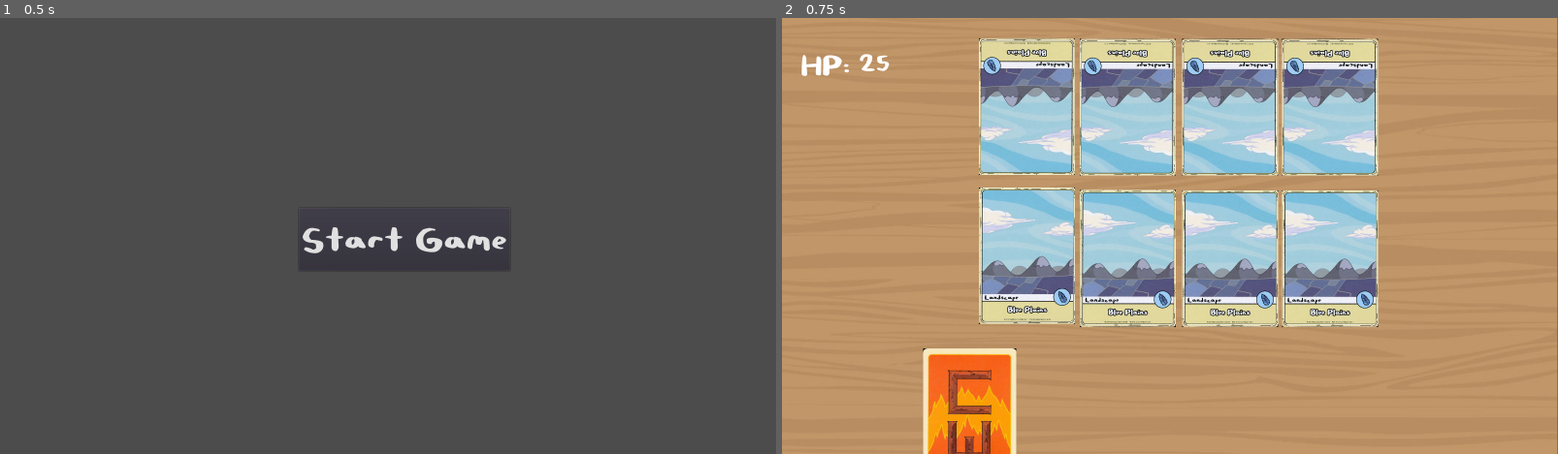
Above: before the commit, frames 1-2 (left to right).
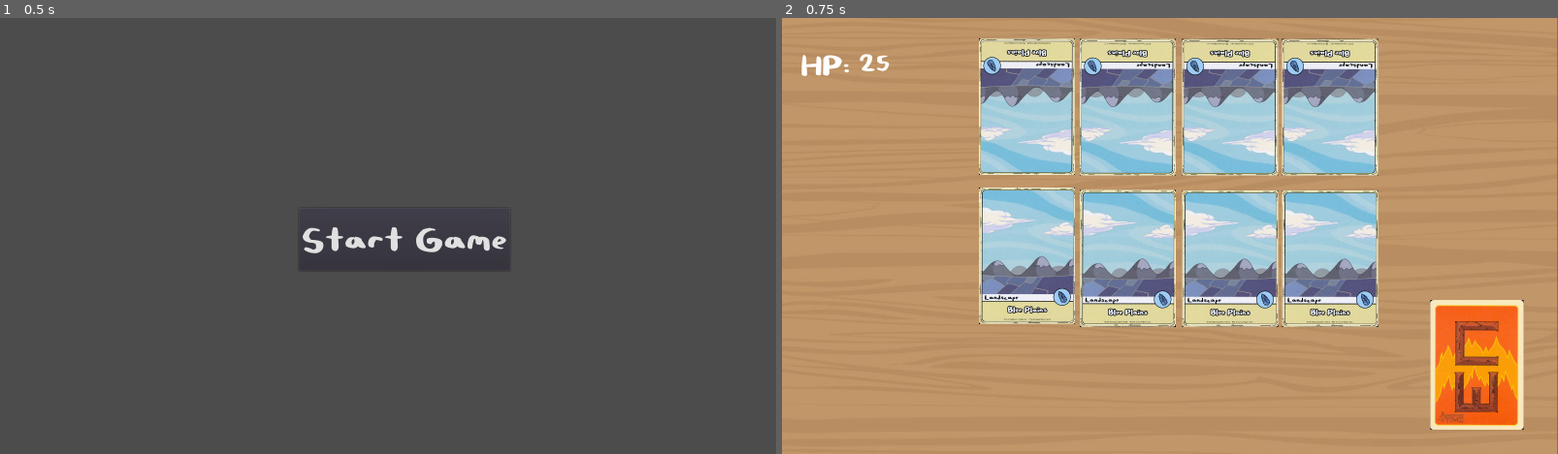
Above: after the commit, the same moments.

Repository: 641i130/card-wars-online
Game: Godot game, scene res://scenes/menu.tscn
Two runs of this game, one before a commit and one after it. Both use one fixed random seed, a clock stepped at 60 frames per second and the inputs below.
Inputs:
- Up to frame 1 (0.5 s): no input
- Up to frame 2 (0.75 s): click "Start Game" at 0.5 s

Frame 1 is identical in both runs. In frame 2, 6.5% of the frame differs, in the area x 18-96%, y 64-100%.

Commit message:
Card Class needs help.

Diff:
--- a/godot/Card.tscn
+++ b/godot/Card.tscn
@@ -8,14 +8,14 @@
 
 [node name="Card" type="Node2D"]
 
-[node name="Card" type="Area2D" parent="."]
+[node name="Area2D" type="Area2D" parent="."]
 script = ExtResource( 1 )
 
-[node name="Card" type="Sprite" parent="Card"]
+[node name="Sprite" type="Sprite" parent="Area2D"]
 scale = Vector2( 0.25, 0.25 )
 texture = ExtResource( 2 )
 
-[node name="CollisionShape2D" type="CollisionShape2D" parent="Card"]
+[node name="CollisionShape2D" type="CollisionShape2D" parent="Area2D"]
 shape = SubResource( 1 )
 
-[connection signal="mouse_entered" from="Card" to="Card" method="_on_Card_mouse_entered"]
+[connection signal="mouse_entered" from="Area2D" to="Area2D" method="_on_Card_mouse_entered"]
--- a/godot/scenes/game.tscn
+++ b/godot/scenes/game.tscn
@@ -1,14 +1,11 @@
-[gd_scene load_steps=12 format=2]
+[gd_scene load_steps=9 format=2]
 
-[ext_resource path="res://scripts/Card.gd" type="Script" id=1]
 [ext_resource path="res://scripts/game.gd" type="Script" id=2]
 [ext_resource path="res://assets/landscapes/blueplains1.jpg" type="Texture" id=3]
 [ext_resource path="res://assets/siteresource/forumpost1.jpg" type="Texture" id=4]
 [ext_resource path="res://assets/fonts/pendlefont-heavy.tres" type="DynamicFont" id=5]
-[ext_resource path="res://scripts/draggy.gd" type="Script" id=6]
 [ext_resource path="res://assets/cards/0.jpg" type="Texture" id=7]
 [ext_resource path="res://scripts/table.gd" type="Script" id=8]
-[ext_resource path="res://Card.tscn" type="PackedScene" id=9]
 
 [sub_resource type="RectangleShape2D" id=1]
 extents = Vector2( 118.792, 167.889 )
@@ -137,71 +134,6 @@
 scale = Vector2( 0.841, 0.841 )
 shape = SubResource( 1 )
 
-[node name="Player Hand" type="Area2D" parent="."]
-position = Vector2( 1238.15, 793.147 )
-
-[node name="One" type="Area2D" parent="Player Hand"]
-position = Vector2( -973.643, 84.6649 )
-
-[node name="One" type="Sprite" parent="Player Hand/One"]
-position = Vector2( -1.99994, -15.3683 )
-scale = Vector2( 0.377863, 0.377863 )
-
-[node name="CollisionShape2D" type="CollisionShape2D" parent="Player Hand/One"]
-position = Vector2( -0.867737, -13.0841 )
-scale = Vector2( 0.841, 0.841 )
-shape = SubResource( 1 )
-script = ExtResource( 6 )
-
-[node name="Two" type="Area2D" parent="Player Hand"]
-position = Vector2( -760.375, 83.5425 )
-
-[node name="Two" type="Sprite" parent="Player Hand/Two"]
-position = Vector2( -1.99994, -15.3683 )
-scale = Vector2( 0.377863, 0.377863 )
-
-[node name="CollisionShape2D" type="CollisionShape2D" parent="Player Hand/Two"]
-position = Vector2( -0.867737, -13.0841 )
-scale = Vector2( 0.841, 0.841 )
-shape = SubResource( 1 )
-
-[node name="Three" type="Area2D" parent="Player Hand"]
-position = Vector2( -484.937, 83.7125 )
-
-[node name="Three" type="Sprite" parent="Player Hand/Three"]
-position = Vector2( -69.7825, -14.4157 )
-scale = Vector2( 0.377863, 0.377863 )
-
-[node name="CollisionShape2D" type="CollisionShape2D" parent="Player Hand/Three"]
-position = Vector2( -69.0912, -14.1447 )
-scale = Vector2( 0.841, 0.841 )
-shape = SubResource( 1 )
-
-[node name="Four" type="Area2D" parent="Player Hand"]
-position = Vector2( -199.869, 82.9335 )
-
-[node name="Four" type="Sprite" parent="Player Hand/Four"]
-position = Vector2( -143.828, -13.3847 )
-scale = Vector2( 0.377863, 0.377863 )
-
-[node name="CollisionShape2D" type="CollisionShape2D" parent="Player Hand/Four"]
-position = Vector2( -144.46, -13.4441 )
-scale = Vector2( 0.841, 0.841 )
-shape = SubResource( 1 )
-
-[node name="Five" type="Area2D" parent="Player Hand"]
-
-[node name="Five" type="Sprite" parent="Player Hand/Five"]
-position = Vector2( -137.677, 69.5488 )
-scale = Vector2( 0.377863, 0.377863 )
-
-[node name="CollisionShape2D" type="CollisionShape2D" parent="Player Hand/Five"]
-position = Vector2( -136.598, 69.8072 )
-scale = Vector2( 0.841, 0.841 )
-shape = SubResource( 1 )
-
-[node name="Card" parent="." instance=ExtResource( 9 )]
-
 [node name="Deck" type="Area2D" parent="."]
 position = Vector2( 1432.27, 716.673 )
 script = ExtResource( 8 )
@@ -213,7 +145,6 @@
 position = Vector2( 0.49765, -0.765823 )
 scale = Vector2( 0.520172, 0.520172 )
 texture = ExtResource( 7 )
-script = ExtResource( 1 )
 
 [node name="MarginContainer" type="MarginContainer" parent="."]
 margin_left = 39.0
@@ -235,5 +166,4 @@
 custom_fonts/font = ExtResource( 5 )
 text = "HP: 25"
 
-[connection signal="input_event" from="Player Hand/One" to="." method="_on_One_input_event"]
 [connection signal="input_event" from="Deck" to="Deck" method="_on_Area2D_input_event"]
--- a/godot/scripts/Card.gd
+++ b/godot/scripts/Card.gd
@@ -1,15 +1,26 @@
 extends Node
 class_name Card
-# Card template with attached sprite and collisionshape2d !!! YAY
+
+var cardloc = Vector2(-1300,100)
+var cid
 var ctype
 var landscape
+var cost
 var atk
 var def
-var id
-var cost
 
 func _ready():
-	pass
+	#in_id=0,in_x=255,in_y=100
+	"Card class takes ID and sets other values from imported CSV"
+	# name,description,card_type,landscape,cost,atk,def,ability,deck_info,image_name
+	$Sprite.set_texture(cid)
+	$Sprite.scale = Vector2(0.55, 0.55)
+	ctype = _c.cardsall[cid][2]
+	landscape = _c.cardsall[cid][3]
+	cost = _c.cardsall[cid][4]
+	atk = _c.cardsall[cid][5]
+	def = _c.cardsall[cid][6]
+	self.to_string()
 
 func _on_Area2D_input_event(_viewport, event, _shape_idx):
 	if event is InputEventMouseButton and event.button_index == BUTTON_LEFT and event.is_pressed():
@@ -19,29 +30,17 @@
 func _on_Card_mouse_entered():
 	#Enlarge self if mouse hovers
 	print("Hover!")
-	self.get_node("Card/Card").scale = Vector2(2, 2)
+	$Sprite.scale = Vector2(2, 2)
 
-func _init(in_id=0,in_x=255,in_y=100):
-	"Card class takes ID and sets other values from imported CSV"
-	# name,description,card_type,landscape,cost,atk,def,ability,deck_info,image_name
-	var cardloc = Vector2(-1300, in_y)
-	cardloc.x += in_x
-	self.global_position = cardloc
-
-
-	id = in_id
-	ctype = _c.cardsall[id][2]
-	landscape = _c.cardsall[id][3]
-	cost = _c.cardsall[id][4]
-	atk = _c.cardsall[id][5]
-	def = _c.cardsall[id][6]
+func _init():
+	pass#return self
 
 # To get values do card.ctype to show landscape etc
 # print(card.ctype)
 # OR
 # print(card)
 
-func _to_string():
+func to_string():
 	print("Card: ",self.ctype)
 	print("Landscape: ",self.landscape)
 	print("Cost: ",self.cost)
--- a/godot/scripts/table.gd
+++ b/godot/scripts/table.gd
@@ -20,22 +20,24 @@
 		if len(handar) < 5: # Can only have this many cards in hand
 			# Draw a random card
 			random_card()
-####################################################################
+###########################################################################
 
-func genCard(id):
+func genCard(cid):
 	"Inits card from class and returns it"
 	cardx+=200
-	return load("res://Card.tscn").instance(id,cardx) # init method
+	var cc = preload("res://Card.tscn").instance()#id,cardx,100
+	cc.cid = cid
+	cc.cardloc.x = cardx
+	return cc
 
 func genDeck():
 	# Generate player's deck
 	var c = 0
 	for card in _c.CP1a: # Choose deck here
 		#print(card)
-		for i in range(1,int(card[1])+1):
+		for _i in range(1,int(card[1])+1):
 			playersdeck.append(card[0])
 			c+=1
-			i+=1
 	if (c < 40):
 		print("This deck is broken!")
 
@@ -64,8 +66,6 @@
 		# Add card to hand
 		var rand_card = load("res://assets/cards/" +str(playersdeck[cid])+ ".jpg")
 		var newcard = genCard(cid)
-		newcard.get_node("Card/Card").set_texture(rand_card)
-		newcard.get_node("Card/Card").scale = Vector2(0.55, 0.55)
 		add_child_below_node(get_tree().get_root().get_node("Desk"),newcard)
 		counter+=1
 		toHand(cid)
